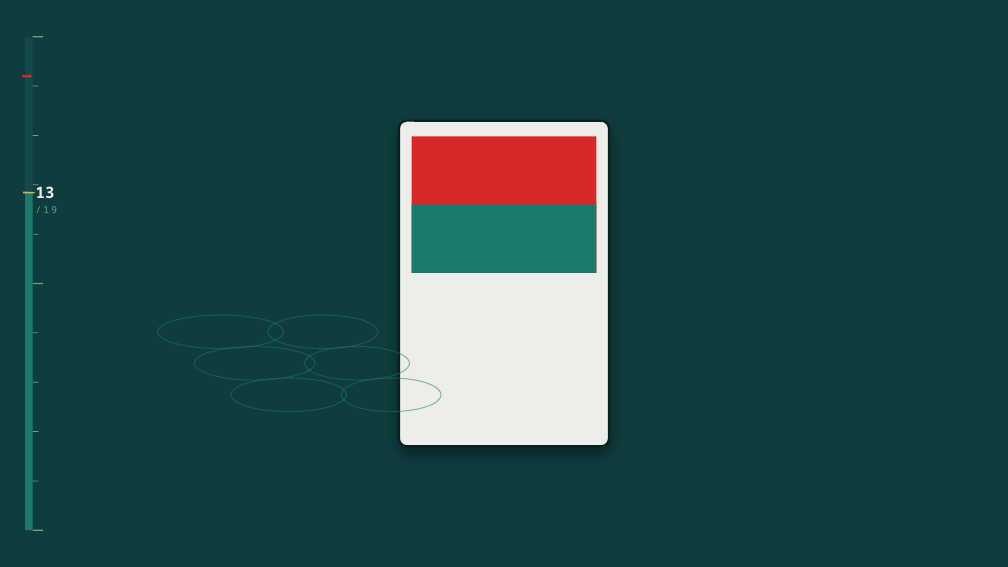
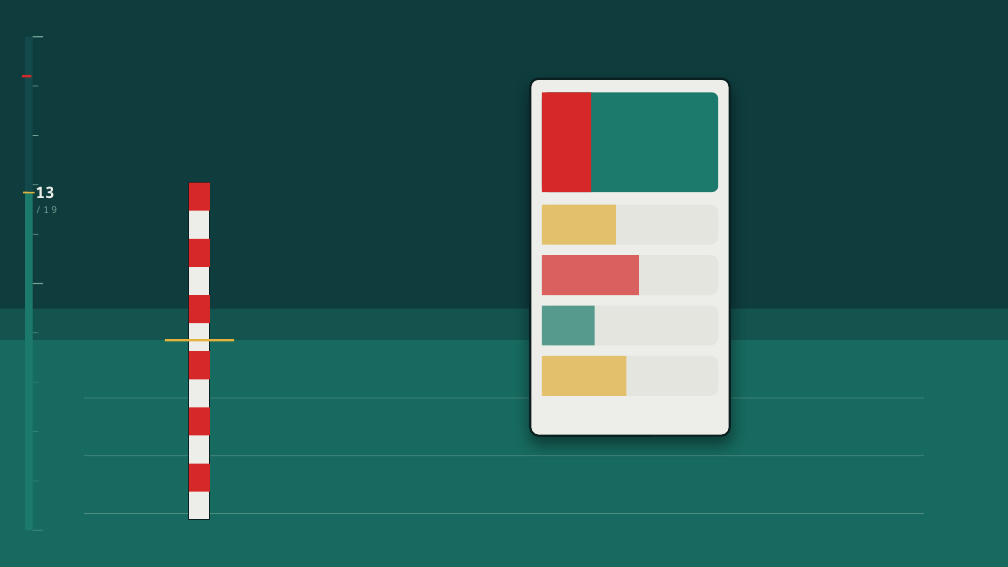
Before and after one commit to studentpainttnppfhouse-cloud/aquaflow, a slide deck: slide 13 of pitch-deck/AquaFlow-Pitch-Deck.pptx. Drawn at 1008x567 pixels with LibreOffice and Linux fonts; fonts in the diff are those of the drawing. Boxes give left, top, right and bottom in pixels: in the first picture for what was removed or moved away, otherwise in the second. Text is boxed around its words. In the diff, an @@ line names an element or a change of style, - is before the commit and + after.

```diff
--- a/pitch-deck/AquaFlow-Pitch-Deck.pptx
+++ b/pitch-deck/AquaFlow-Pitch-Deck.pptx
@@ rounded rectangle: place and size @@
-rounded rectangle at box(399, 121, 609, 447)
+rounded rectangle at box(530, 79, 730, 436)
@@ rounded rectangle at box(530, 79, 730, 436): shadow changed; proportions changed @@
@@ rounded rectangle added at box(542, 92, 718, 192), fill #1B7A6B @@
@@ rectangle added at box(542, 92, 591, 192), fill #D62828 @@
@@ rectangle added at box(189, 183, 210, 520), fill #EDEEE9, outline #0A1F20 1 pt @@
@@ rectangle added at box(189, 183, 210, 211), fill #D62828 @@
@@ rectangle removed at box(411, 205, 596, 273) @@
@@ rounded rectangle added at box(542, 205, 718, 245), fill #E3E5DE @@
@@ rectangle added at box(542, 205, 616, 245), fill #E3B23C at 70% opacity @@
@@ rectangle added at box(189, 239, 210, 267), fill #D62828 @@
@@ rounded rectangle added at box(542, 255, 718, 295), fill #E3E5DE @@
@@ rectangle added at box(542, 255, 639, 295), fill #D62828 at 70% opacity @@
@@ rectangle added at box(189, 295, 210, 323), fill #D62828 @@
@@ rectangle: place and size @@
-rectangle at box(411, 137, 596, 274)
+rectangle at box(0, 309, 1008, 340)
@@ rectangle at box(0, 309, 1008, 340): fill #D62828 to #1B7A6B at 38% opacity @@
@@ ellipse removed at box(157, 315, 284, 349) @@
@@ ellipse removed at box(268, 315, 378, 349) @@
@@ rounded rectangle added at box(542, 306, 718, 346), fill #E3E5DE @@
@@ rectangle added at box(542, 306, 595, 346), fill #1B7A6B at 70% opacity @@
@@ rectangle added at box(0, 340, 1008, 567), fill #1B7A6B at 74% opacity @@
@@ line added from (165, 340) to (234, 340), #E3B23C 2.2 pt @@
@@ rectangle added at box(189, 352, 210, 380), fill #D62828 @@
@@ ellipse removed at box(194, 346, 315, 380) @@
@@ ellipse removed at box(305, 346, 410, 380) @@
@@ rounded rectangle added at box(542, 356, 718, 396), fill #E3E5DE @@
@@ rectangle added at box(542, 356, 627, 396), fill #E3B23C at 70% opacity @@
@@ ellipse removed at box(231, 378, 347, 411) @@
@@ ellipse removed at box(341, 378, 441, 411) @@
@@ line added from (84, 398) to (924, 398), #EDEEE9 0.75 pt @@
@@ rectangle added at box(189, 408, 210, 436), fill #D62828 @@
@@ line added from (84, 456) to (924, 456), #EDEEE9 0.75 pt @@
@@ rectangle added at box(189, 464, 210, 492), fill #D62828 @@
@@ line added from (84, 513) to (924, 513), #EDEEE9 0.75 pt @@
```
Also in this commit, not shown: 1 other slide changed, 1 other file.
